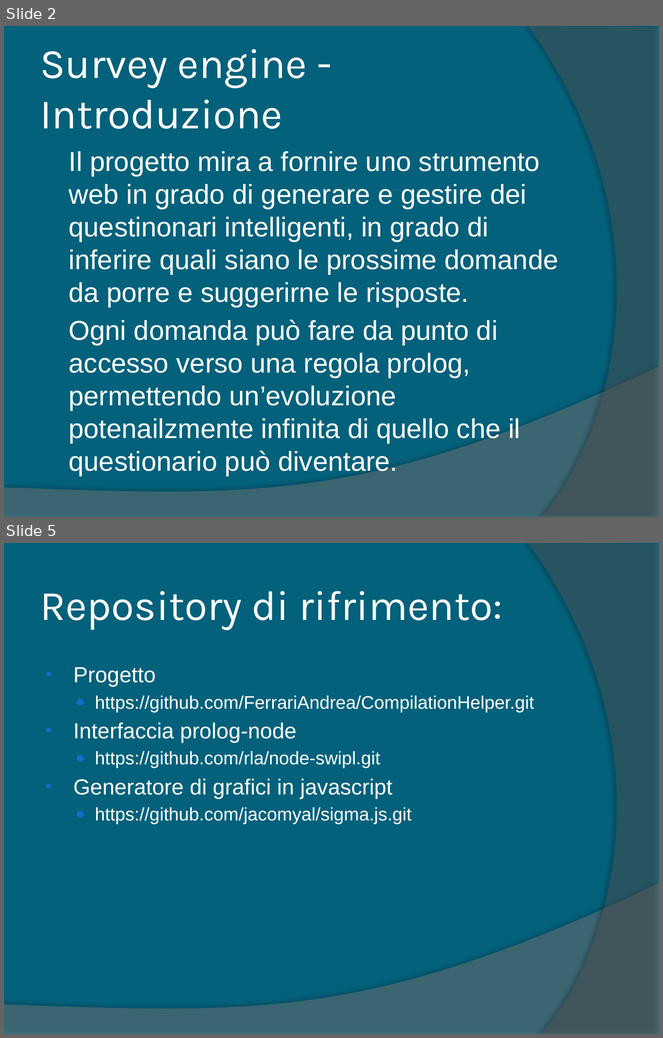
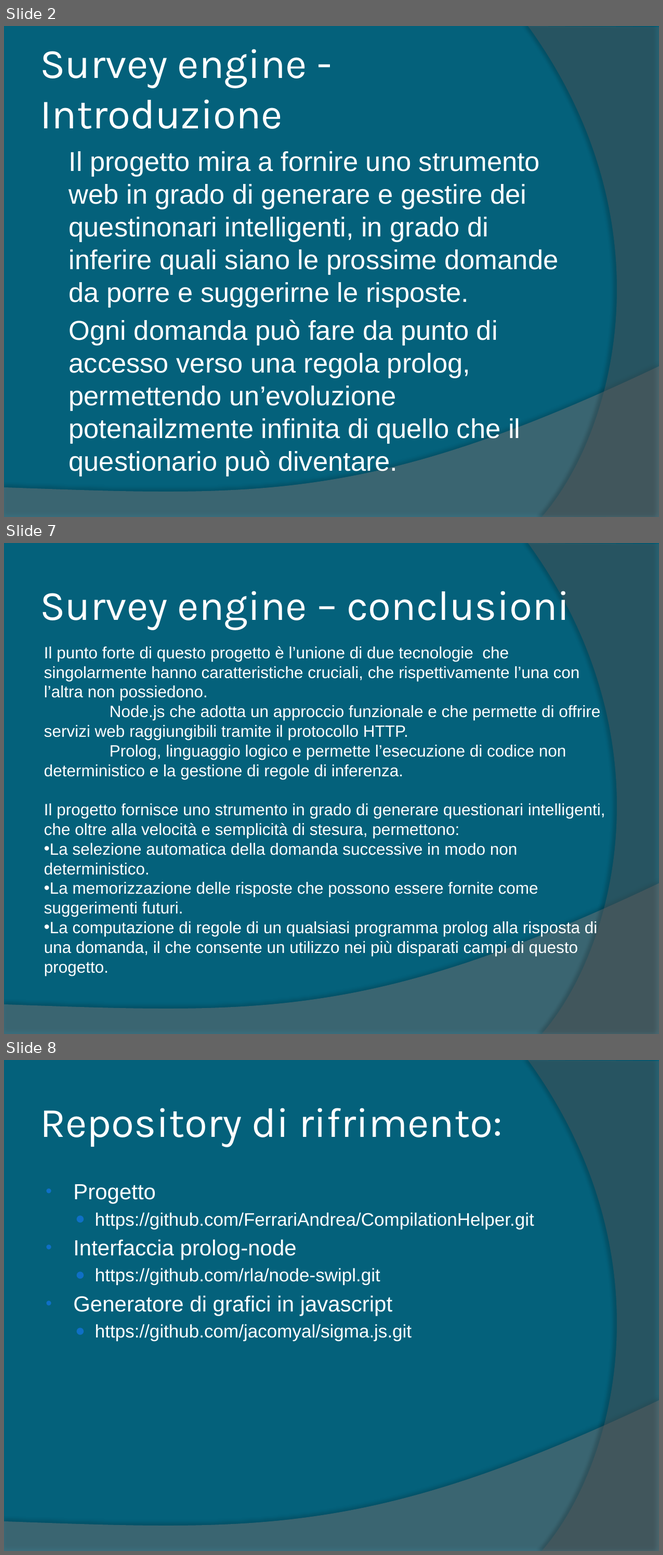
Before and after one commit to FerrariAndrea/Node-Prolog-SurveyEngine, a slide deck: Doc/Relazione.pptx. Shown one above the other, each under a label of ours: slides 2 and 5 before the commit, slides 2, 7 and 8 after it; the slides between them are not shown. The pictures are 663x1038 and 663x1555 pixels, drawn with LibreOffice and Linux fonts; fonts in the diff are those of the drawing. Boxes give left, top, right and bottom in pixels: in the first picture for what was removed or moved away, otherwise in the second. Text is boxed around its words. In the diff, an @@ line names an element or a change of style, - is before the commit and + after.

```diff
--- a/Doc/Relazione.pptx
+++ b/Doc/Relazione.pptx
@@ slide 7 added at bbox=[4, 543, 659, 1034], background #04617B; not listed: 2 template elements that a slide beside it also shows @@
@@ title added at bbox=[40, 591, 570, 630], 46 pt, text #FFFFFF @@
+Survey engine – conclusioni
@@ text added at bbox=[44, 646, 606, 976], 18 pt, text #FFFFFF @@
+Il punto forte di questo progetto è l’unione di due tecnologie che singolarmente hanno caratteristiche cruciali, che rispettivamente l’una con l’altra non possiedono.
+Node.js che adotta un approccio funzionale e che permette di offrire servizi web raggiungibili tramite il protocollo HTTP.
+Prolog, linguaggio logico e permette l’esecuzione di codice non deterministico e la gestione di regole di inferenza.
+Il progetto fornisce uno strumento in grado di generare questionari intelligenti, che oltre alla velocità e semplicità di stesura, permettono:
+• La selezione automatica della domanda successive in modo non deterministico.
+• La memorizzazione delle risposte che possono essere fornite come suggerimenti futuri.
+• La computazione di regole di un qualsiasi programma prolog alla risposta di una domanda, il che consente un utilizzo nei più disparati campi di questo progetto.
@@ what was slide 5 is now slide 8 @@
```
Also in this commit, not shown: 2 slides changed, 2 other slides added, 2 other files.
